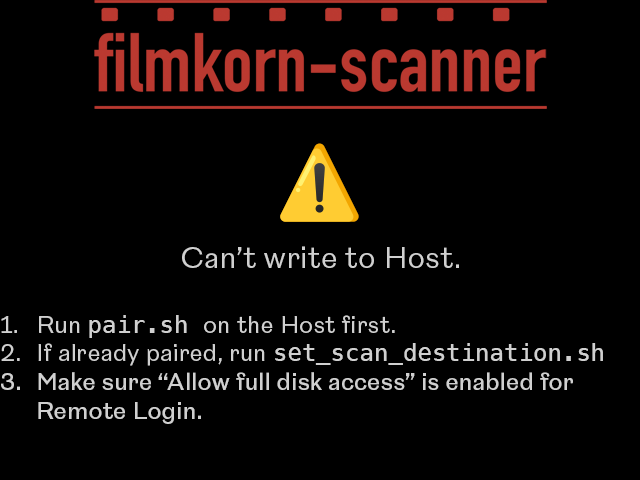
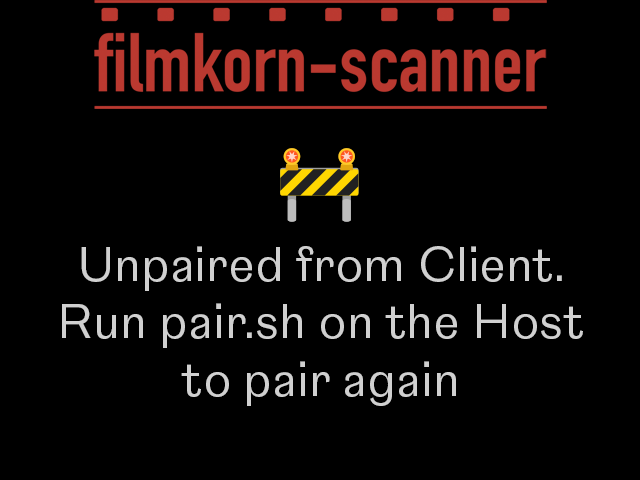
Layers edited between the first and the second 640x480 image:
added layer "🚧" above "🐞" over (x1=280, y1=148, x2=359, y2=222)
hid "⚠️" over (x1=280, y1=143, x2=359, y2=222)
hid "Can’t write to Host. Run pair.sh on the Host first. 2. If al" over (x1=1, y1=246, x2=603, y2=424)
added layer "Unpaired from Client. Run pair.sh on the Host to pair again" above "Generating Debug Log..." over (x1=62, y1=246, x2=583, y2=406)